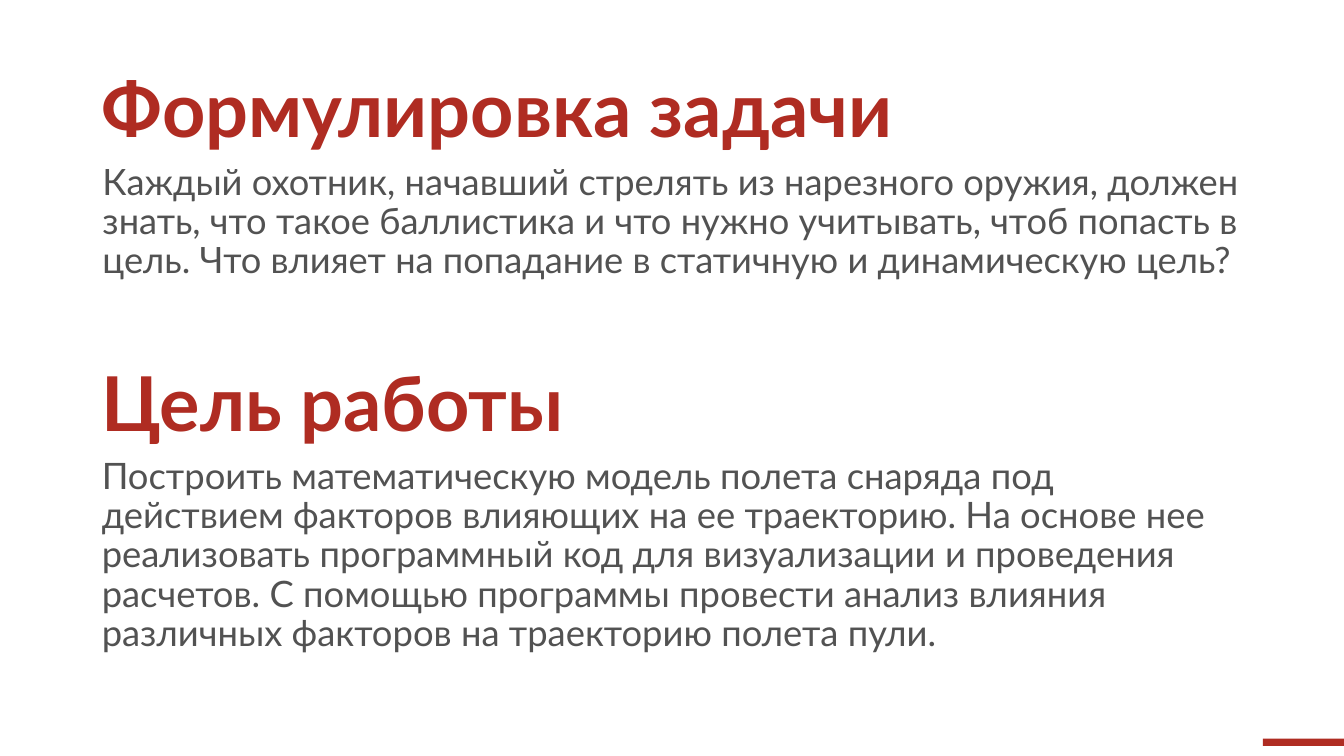
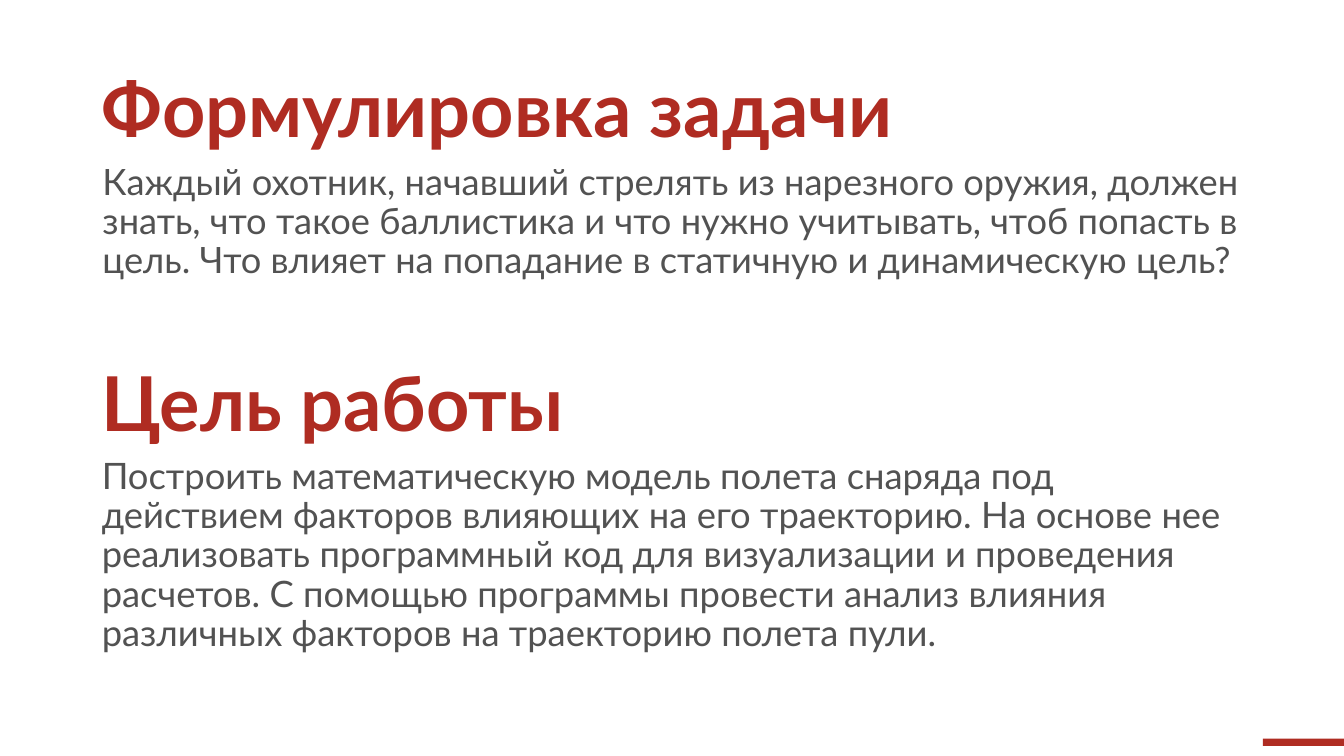
Before and after one commit to FasterXaos/Algorithms_and_data_structures, a slide deck: slide 2 of Ballistic_Calculator/Reporting/InterimWorkReport.pptx. Drawn at 1344x756 pixels with LibreOffice and Linux fonts; fonts in the diff are those of the drawing; background and template pictures are left out. Boxes give left, top, right and bottom in pixels: in the first picture for what was removed or moved away, otherwise in the second. Text is boxed around its words. In the diff, an @@ line names an element or a change of style, - is before the commit and + after.

```diff
--- a/Ballistic_Calculator/Reporting/InterimWorkReport.pptx
+++ b/Ballistic_Calculator/Reporting/InterimWorkReport.pptx
@@ text at [102,463,1221,653]: text changed @@
-Построить математическую модель полета снаряда под действием факторов влияющих на ее траекторию. На основе нее реализовать программный код для визуализации и проведения расчетов. С помощью программы провести анализ влияния различных факторов на траекторию полета пули.
+Построить математическую модель полета снаряда под действием факторов влияющих на его траекторию. На основе нее реализовать программный код для визуализации и проведения расчетов. С помощью программы провести анализ влияния различных факторов на траекторию полета пули.
```
Also in this commit, not shown: 5 other slides changed, 6 other files.
